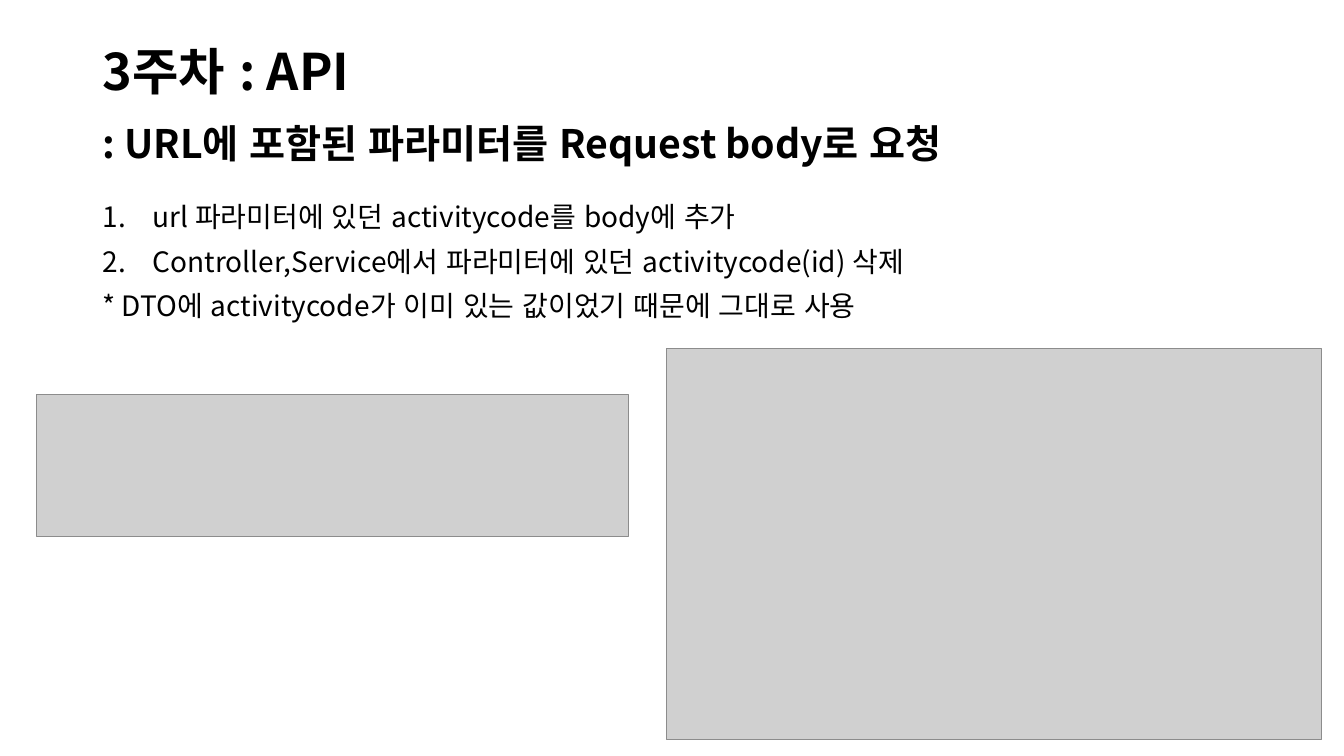
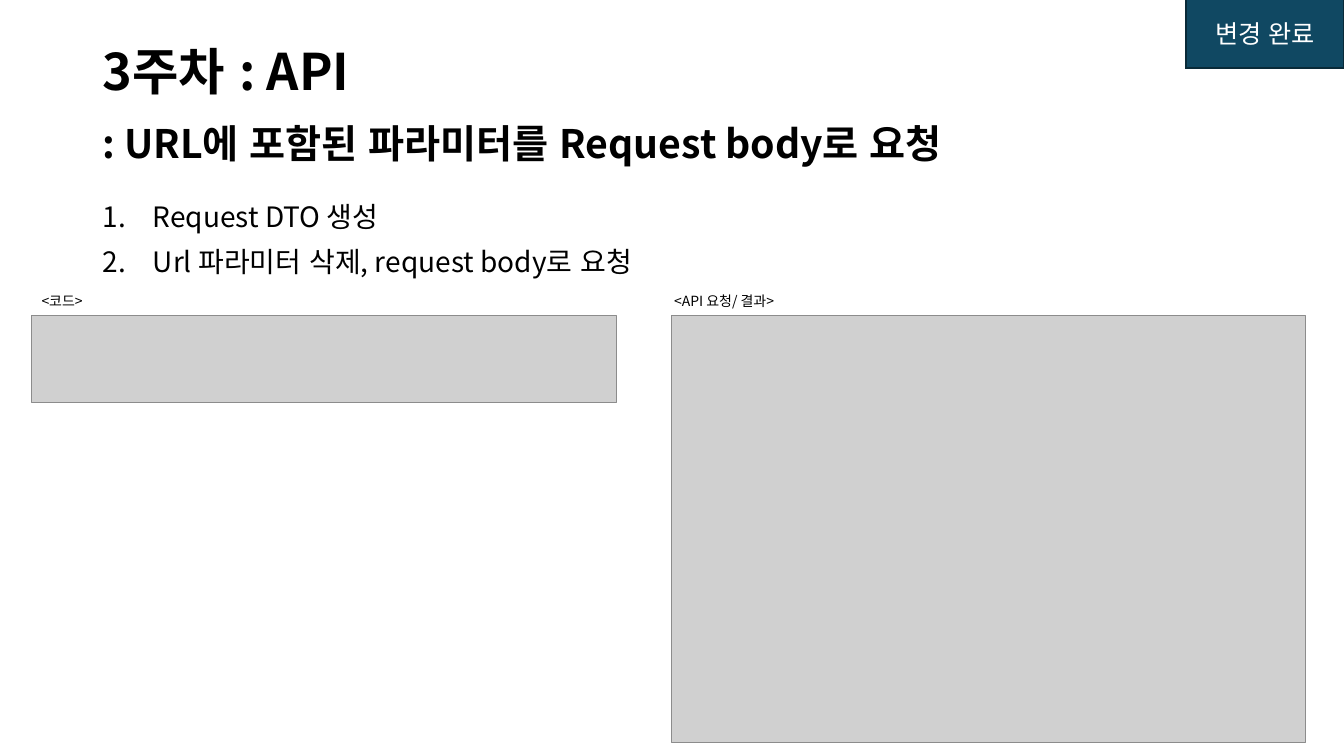
Before and after one commit to jiyoon-choii/Iochord_study_java-2024-, a slide deck: slide 24 of JAVA 프로젝트.pptx (slide 23 before the commit). Drawn at 1344x756 pixels with LibreOffice and Linux fonts; fonts in the diff are those of the drawing; grey boxes stand for pictures. Boxes give left, top, right and bottom in pixels: in the first picture for what was removed or moved away, otherwise in the second. Text is boxed around its words. In the diff, an @@ line names an element or a change of style, - is before the commit and + after.

```diff
--- a/JAVA 프로젝트.pptx
+++ b/JAVA 프로젝트.pptx
@@ rectangle added at (1187,0,1344,68), fill #104862, outline #092A39 1.5 pt, 18 pt, text #FFFFFF @@
+변경 완료
@@ text at (153,203,632,279): text changed @@
-1. url 파라미터에 있던 activitycode를 body에 추가
-2. Controller,Service에서 파라미터에 있던 activitycode(id) 삭제
-* DTO에 activitycode가 이미 있는 값이었기 때문에 그대로 사용
+1. Request DTO 생성
+2. Url 파라미터 삭제, request body로 요청
@@ text added at (42,295,83,306), 10 pt, text #000000 @@
+<코드>
@@ text added at (674,294,774,309), 10 pt, text #000000 @@
+<API 요청/ 결과>
@@ picture added at (31,316,616,402) @@
@@ picture: place and size @@
-picture at (666,349,1322,740)
+picture at (673,316,1306,742)
@@ picture removed at (36,394,628,537) @@
```
Also in this commit, not shown: 10 other slides changed, 6 slides added, 18 other files.
